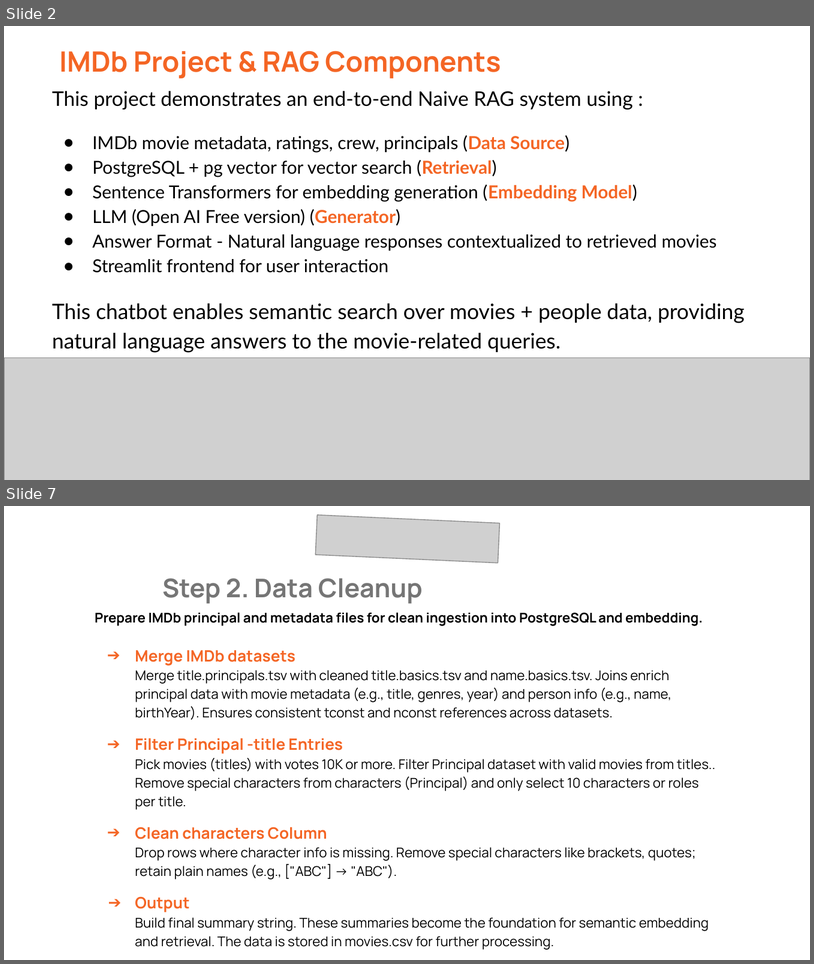
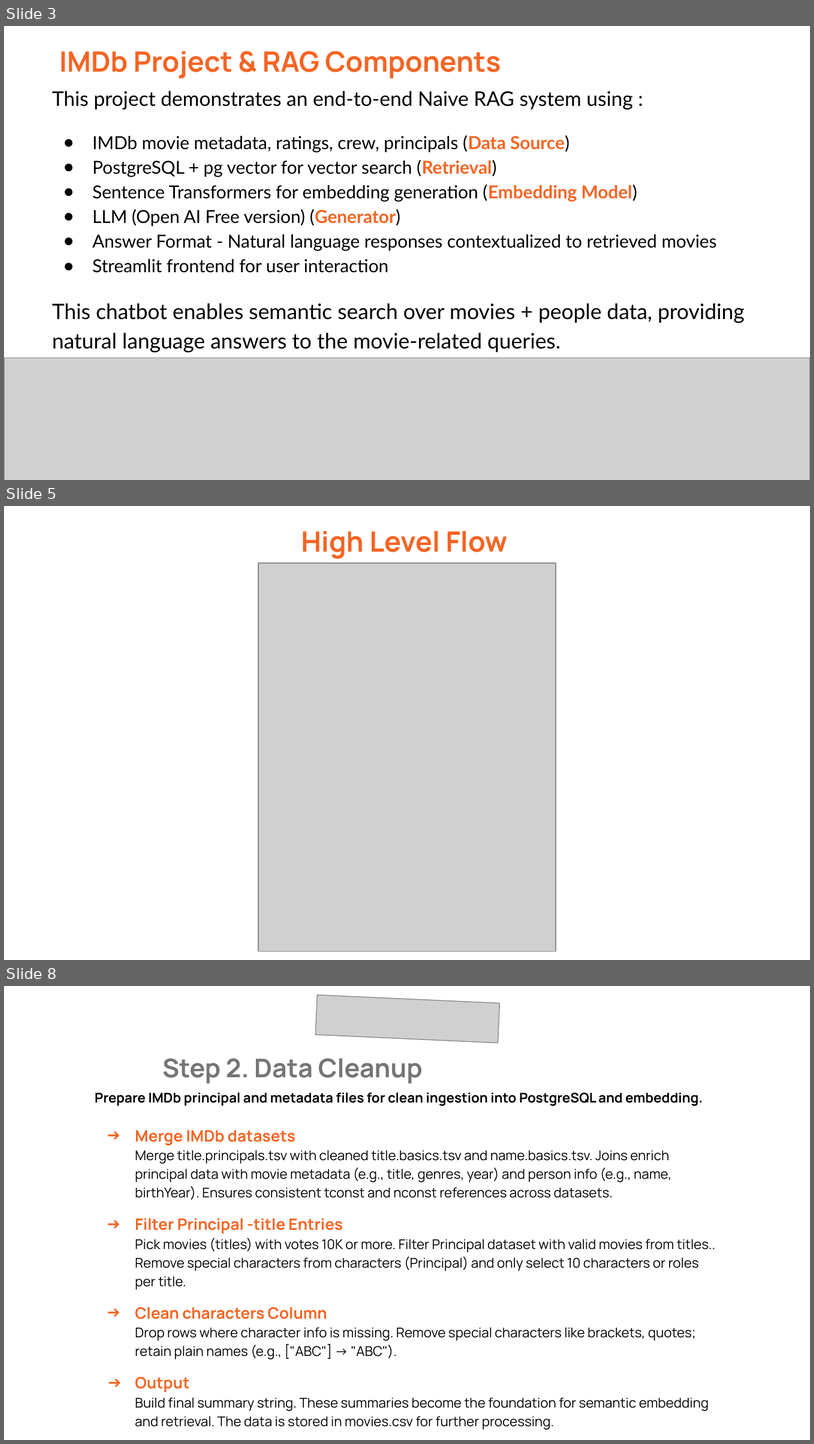
Before and after one commit to ndpawar1981/IMDb-Movie-chat-bot, a slide deck: DS-08-capstone-Nitin-Pawar.pptx. Shown one above the other, each under a label of ours: slides 2 and 7 before the commit, slides 3, 5 and 8 after it; the slides between them are not shown. The pictures are 814x964 and 814x1444 pixels, drawn with LibreOffice and Linux fonts; fonts in the diff are those of the drawing; grey boxes stand for pictures; background and template pictures are left out. Boxes give left, top, right and bottom in pixels: in the first picture for what was removed or moved away, otherwise in the second. Text is boxed around its words. In the diff, an @@ line names an element or a change of style, - is before the commit and + after.

```diff
--- a/DS-08-capstone-Nitin-Pawar.pptx
+++ b/DS-08-capstone-Nitin-Pawar.pptx
@@ slide 5 added at bbox=[4, 506, 810, 960], background #FFFFFF @@
@@ title added at bbox=[301, 531, 508, 559], 25 pt, text #F46524, bold @@
+High Level Flow
@@ picture added at bbox=[259, 563, 557, 951] @@
@@ what was slide 2 is now slide 3 @@
@@ what was slide 7 is now slide 8 @@
```
Also in this commit, not shown: 5 slides changed, 2 other slides added, 1 slide removed, 7 other files.
